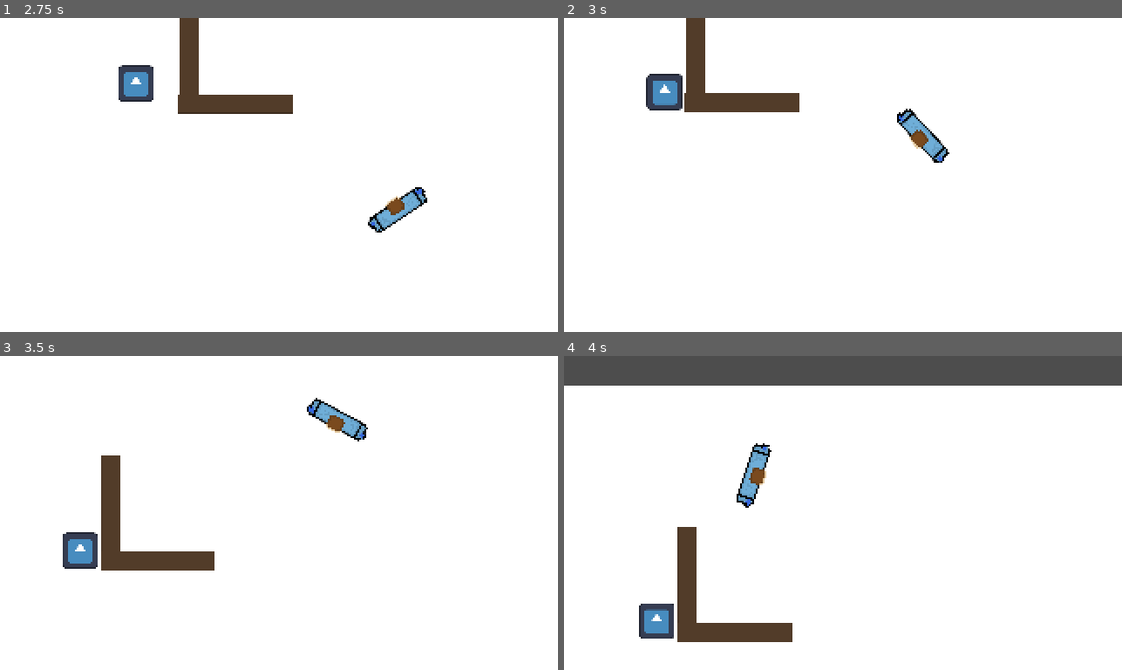
Above: before the commit, frames 1-4 (two rows, left to right).
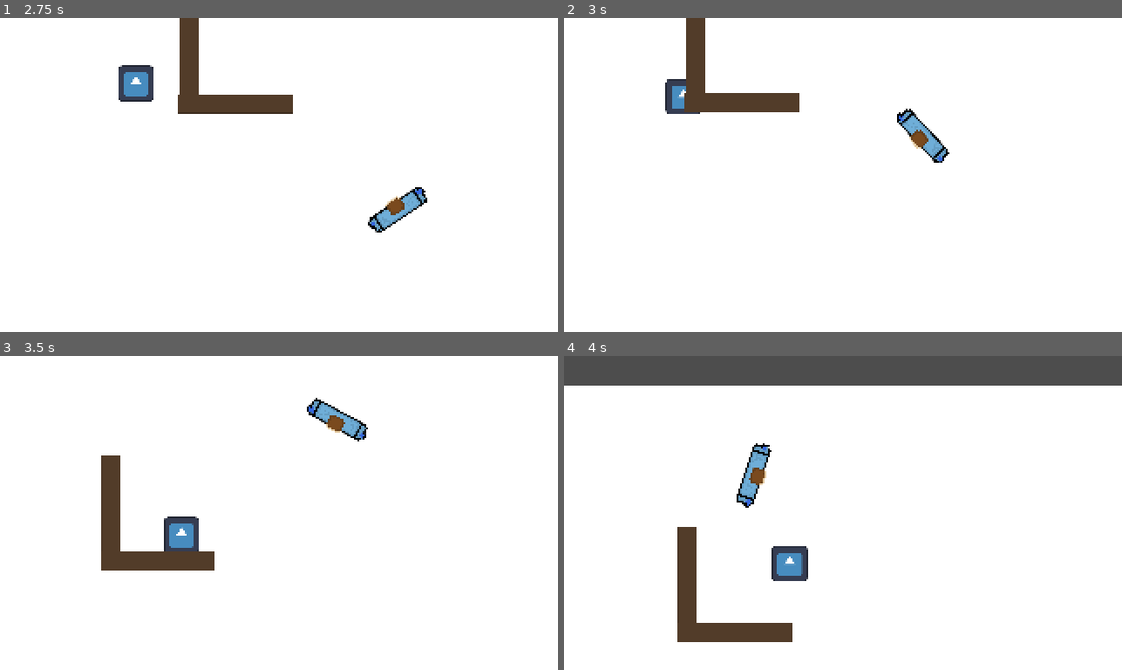
Above: after the commit, the same moments.

Repository: jarinjuan/ZizkovskaLajna
Game: Godot game, scene res://room.tscn
Same seed, same stepped clock (60 frames per second), same inputs: the game is played once before the commit and once after it. The engine's default icon, where the game draws it, is replaced by a stand-in: a white triangle on a blue panel in a dark square.
Inputs (mouse positions are in pixels of both pictures, inside the frame that each line leads up to):
- Up to frame 1 (2.75 s): tap Enter at 0.5 s; move the mouse to (401, 159) at 0.52 s; press the mouse at (401, 159) at 0.53 s; hold D (move_right) 0.53-1.28 s; move the mouse to (167, 190) at 1.27 s; release the mouse at (167, 190) at 1.28 s; hold S (move_down) 1.28-2.03 s; right-click (167, 190) at 1.35 s; click (167, 190) at 1.55 s; move the mouse to (334, 105) at 2.02 s; press the mouse at (334, 105) at 2.03 s; hold D (move_right) from 2.03 s (still down)
- Up to frame 2 (3 s): move the mouse to (815, 237) at 2.77 s; release D (move_right) at 2.78 s; release the mouse at (815, 237) at 2.78 s; hold W (move_up) from 2.78 s (still down); click (815, 237) at 2.85 s
- Up to frame 3 (3.5 s): keep holding W (move_up)
- Up to frame 4 (4 s): move the mouse to (1010, 560) at 3.52 s; release W (move_up) at 3.53 s; press the mouse at (1010, 560) at 3.53 s; hold A (move_left) from 3.53 s (still down); right-click (1010, 560) at 3.6 s

Frame 1 is identical in both runs. In frame 2, 0.7% of the frame differs, in the area x 14-25%, y 17-31%; in frame 3, 1.4%; in frame 4, 1.4%, in the area x 13-44%, y 60-90%.

Commit message:
Add shooting

Diff:
--- /dev/null
+++ b/zizkovskalajna/bullet.gd
@@ -0,0 +1,12 @@
+extends RigidBody2D
+@export var speed = 600
+
+
+func _ready():
+	gravity_scale = 0
+	linear_velocity = Vector2(speed, 0).rotated(rotation)
+
+
+func _on_body_entered(body: Node) -> void:
+	if !body.is_in_group("player"):
+		queue_free()
--- /dev/null
+++ b/zizkovskalajna/bullet.tscn
@@ -0,0 +1,24 @@
+[gd_scene load_steps=4 format=3 uid="uid://bmdvgqpvorl5"]
+
+[ext_resource type="Texture2D" uid="uid://dql6fccnpvron" path="res://Assets/bullet.png" id="1_v7oki"]
+[ext_resource type="Script" uid="uid://bhwudhd64b8np" path="res://bullet.gd" id="1_v8qja"]
+
+[sub_resource type="RectangleShape2D" id="RectangleShape2D_v7oki"]
+size = Vector2(21, 11)
+
+[node name="Bullet" type="RigidBody2D"]
+collision_layer = 2
+collision_mask = 5
+contact_monitor = true
+max_contacts_reported = 1
+script = ExtResource("1_v8qja")
+
+[node name="Sprite2D" type="Sprite2D" parent="."]
+scale = Vector2(0.2, 0.2)
+texture = ExtResource("1_v7oki")
+
+[node name="CollisionShape2D" type="CollisionShape2D" parent="."]
+position = Vector2(-0.5, 0.5)
+shape = SubResource("RectangleShape2D_v7oki")
+
+[connection signal="body_entered" from="." to="." method="_on_body_entered"]
--- a/zizkovskalajna/player.gd
+++ b/zizkovskalajna/player.gd
@@ -1,8 +1,13 @@
 extends CharacterBody2D
-
+@export var fire_rate = 0.2;
+var bullet_speed = 1000
 const SPEED: int = 200
 var current_weapon = null
 var weapon_equipped = false
+var bullet = preload("res://bullet.tscn")
+var can_fire = true
+
+
 
 func _physics_process(delta: float) -> void:
 	var movement := Vector2.ZERO
@@ -30,3 +35,13 @@
 
 func _process(delta):
 	rotate(get_angle_to(get_global_mouse_position()))
+
+	if weapon_equipped and Input.is_action_pressed("fire") and can_fire:
+		var bullet_instance = bullet.instantiate()
+		bullet_instance.position = $BulletPoint.get_global_position()
+		var direction_to_mouse = (get_global_mouse_position() - bullet_instance.position).normalized()
+		bullet_instance.rotation = direction_to_mouse.angle()
+		get_tree().get_root().add_child(bullet_instance)
+		can_fire = false
+		await get_tree().create_timer(fire_rate).timeout
+		can_fire = true
--- a/zizkovskalajna/player.tscn
+++ b/zizkovskalajna/player.tscn
@@ -2,7 +2,7 @@
 
 [ext_resource type="Texture2D" uid="uid://d4ma4ykc13c60" path="res://Assets/sprite_beta_player.png" id="2_onrkg"]
 
-[node name="Player" type="CharacterBody2D"]
+[node name="Player" type="CharacterBody2D" groups=["player"]]
 
 [node name="Sprite2D" type="Sprite2D" parent="."]
 position = Vector2(-1, 4.76837e-07)
@@ -19,3 +19,6 @@
 rotation_smoothing_enabled = true
 drag_horizontal_enabled = true
 drag_vertical_enabled = true
+
+[node name="BulletPoint" type="Node2D" parent="."]
+position = Vector2(4.195, 9.335)
--- a/zizkovskalajna/project.godot
+++ b/zizkovskalajna/project.godot
@@ -51,6 +51,11 @@
 "events": [Object(InputEventMouseButton,"resource_local_to_scene":false,"resource_name":"","device":-1,"window_id":0,"a …(253 unchanged characters)…
 ]
 }
+fire={
+"deadzone": 0.2,
+"events": [null, Object(InputEventMouseButton,"resource_local_to_scene":false,"resource_name":"","device":-1,"window_id":0,"alt_pressed":false,"shift_pressed":false,"ctrl_pressed":false,"meta_pressed":false,"button_mask":0,"position":Vector2(0, 0),"global_position":Vector2(0, 0),"factor":1.0,"button_index":1,"canceled":false,"pressed":false,"double_click":false,"script":null)
+]
+}
 
 [rendering]
 
--- a/zizkovskalajna/room.tscn
+++ b/zizkovskalajna/room.tscn
@@ -25,6 +25,7 @@
 
 [node name="Enemy" type="CharacterBody2D" parent="."]
 position = Vector2(19, 20)
+collision_mask = 4
 script = ExtResource("3_v5vuv")
 
 [node name="CollisionShape2D" type="CollisionShape2D" parent="Enemy"]
Not shown, added: zizkovskalajna/Assets/Soundtrack/main.mp3.import
Not shown, added: zizkovskalajna/Assets/Soundtrack/menu.mp3.import
Not shown, added: zizkovskalajna/Assets/Soundtrack/menu2.mp3.import
Not shown, added: zizkovskalajna/Assets/Soundtrack/menu3.mp3.import
Not shown, added: zizkovskalajna/Assets/Soundtrack/menu4.mp3.import
Not shown, added: zizkovskalajna/Assets/Soundtrack/menu5.mp3.import
Binary file added: zizkovskalajna/Assets/anim1.png
Not shown, added: zizkovskalajna/Assets/anim1.png.import
Binary file added: zizkovskalajna/Assets/anim2.png
Not shown, added: zizkovskalajna/Assets/anim2.png.import
Binary file added: zizkovskalajna/Assets/anim3.png
Not shown, added: zizkovskalajna/Assets/anim3.png.import
(and 17 more such lines)
